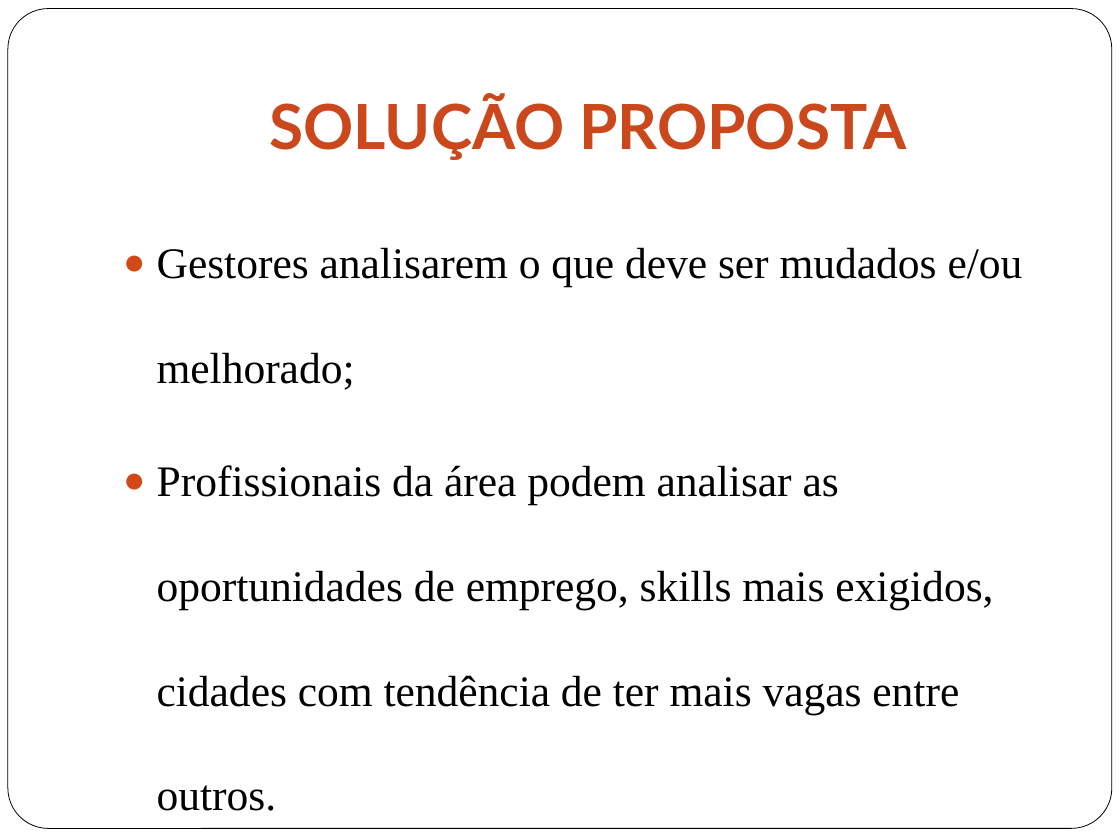
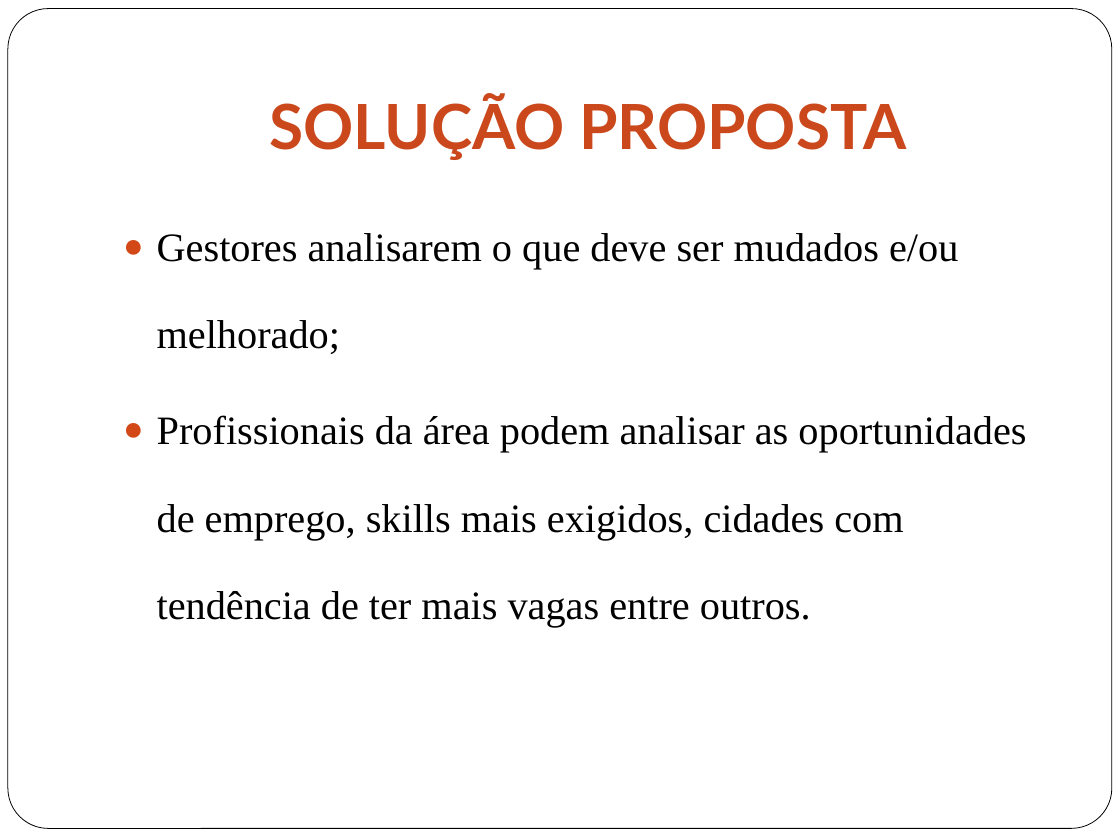
Before and after one commit to gabriellimagomes15/dsa, a slide deck: slide 26 of Apresentacao.pptx (slide 24 before the commit). Drawn at 1120x840 pixels with LibreOffice and Linux fonts; fonts in the diff are those of the drawing. Boxes give left, top, right and bottom in pixels: in the first picture for what was removed or moved away, otherwise in the second. Text is boxed around its words. In the diff, an @@ line names an element or a change of style, - is before the commit and + after.

```diff
--- a/Apresentacao.pptx
+++ b/Apresentacao.pptx
@@ text "Gestores analisarem o que deve ..." at (x1=157, y1=233, x2=1026, y2=627): size 28 to 25.9 pt; line spacing 2 to 1.8 @@
```
Also in this commit, not shown: 6 other slides changed, 3 slides added, 1 slide removed, 2 other files.
